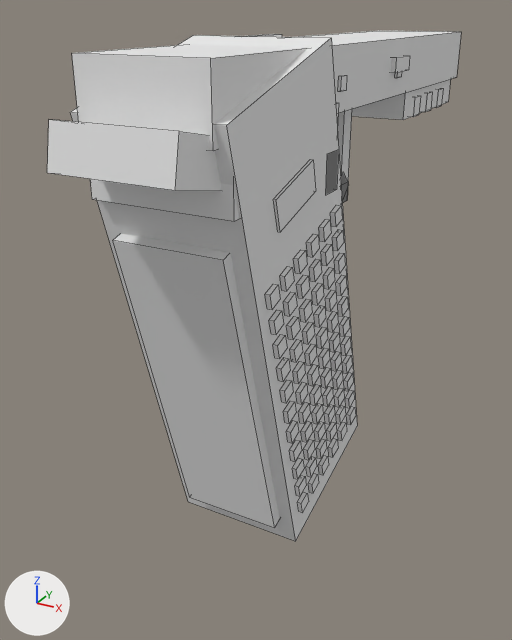
What one commit did to the OBJ model src/main/resources/assets/mareeletrica/models/block/paint_glock_body_0.obj.
One viewpoint serves both versions: a 50 mm camera at (1.105, -1.704, 0.518) aimed at (0.413, -0.445, -0.112). Lighting does not change. The marker at lower left points along +X, +Y and +Z. The older version comes first. Mesh edges are drawn as thin lines. Where no turn or scale is listed for an object, it has been applied to the vertices. Vertices at exactly the same position are counted once.

The first picture shows 'paint_glock_body_0'.
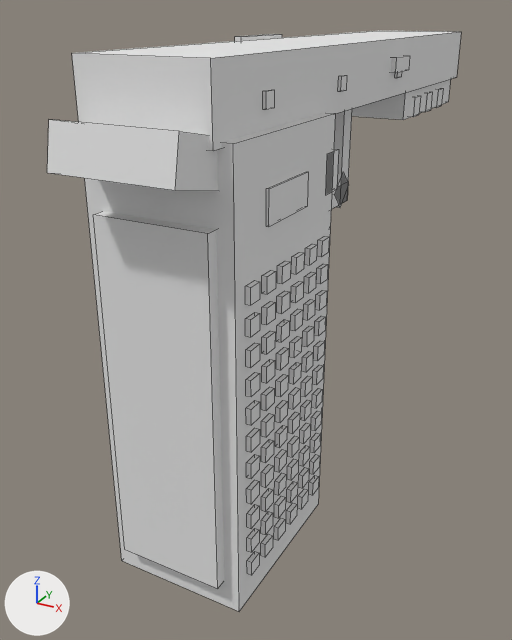
Location of each change, (x1, y1, x2, y2) in pixels of the pictures (512 x 640 px; the box of a moved part takes in the faces that stretch with it):
'paint_glock_body_0', reshaped (14% taller)
    before: (47, 31, 461, 541)
    after: (47, 31, 461, 611)
part 1 of me_paint_glock_body_0, moved or reshaped
    before: (273, 159, 316, 232)
    after: (266, 172, 308, 227)
part 2 of me_paint_glock_body_0, added
    after: (85, 113, 335, 611)
part 3 of me_paint_glock_body_0, moved or reshaped
    before: (113, 233, 280, 528)
    after: (94, 212, 224, 589)
part 4 of me_paint_glock_body_0, moved or reshaped
    before: (297, 492, 309, 513)
    after: (247, 551, 259, 575)
part 5 of me_paint_glock_body_0, moved or reshaped
    before: (295, 475, 306, 496)
    after: (247, 528, 259, 552)
part 6 of me_paint_glock_body_0, moved or reshaped
    before: (292, 458, 304, 479)
    after: (247, 504, 259, 529)
part 7 of me_paint_glock_body_0, moved or reshaped
    before: (289, 440, 301, 462)
    after: (246, 480, 259, 504)
part 8 of me_paint_glock_body_0, moved or reshaped
    before: (286, 421, 299, 443)
    after: (246, 454, 260, 479)
part 9 of me_paint_glock_body_0, moved or reshaped
    before: (280, 380, 293, 403)
    after: (246, 428, 260, 452)
part 10 of me_paint_glock_body_0, moved or reshaped
    before: (276, 358, 290, 381)
    after: (246, 401, 260, 425)
part 11 of me_paint_glock_body_0, moved or reshaped
    before: (273, 334, 287, 359)
    after: (246, 372, 260, 397)
part 12 of me_paint_glock_body_0, moved or reshaped
    before: (269, 310, 284, 335)
    after: (246, 343, 260, 368)
part 13 of me_paint_glock_body_0, moved or reshaped
    before: (265, 284, 280, 309)
    after: (245, 312, 260, 337)
part 14 of me_paint_glock_body_0, moved or reshaped
    before: (280, 266, 294, 291)
    after: (245, 280, 260, 305)
part 15 of me_paint_glock_body_0, moved or reshaped
    before: (308, 473, 319, 493)
    after: (261, 534, 273, 557)
part 16 of me_paint_glock_body_0, rebuilt (7% narrower, 9% shorter)
    before: (302, 322, 315, 344)
    after: (302, 326, 314, 346)
part 17 of me_paint_glock_body_0, rebuilt (7% narrower, 8% shorter)
    before: (299, 299, 312, 322)
    after: (303, 299, 315, 320)
part 18 of me_paint_glock_body_0, deleted
    before: (90, 103, 356, 477)
part 19 of me_paint_glock_body_0, reshaped
    before: (70, 35, 357, 541)
    after: (261, 236, 329, 540)

Patch to the scene script:
```diff
--- a/src/main/resources/assets/mareeletrica/models/block/paint_glock_body_0.obj.py
+++ b/src/main/resources/assets/mareeletrica/models/block/paint_glock_body_0.obj.py
@@ me_paint_glock_body_0 @@
-me_paint_glock_body_0.from_pydata(...)  # 1318 vertices, 990 faces; spans x 0.361..0.639, y -0.999..0.322, z -0.465..0.475
+me_paint_glock_body_0.from_pydata(...)  # 1310 vertices, 984 faces; spans x 0.361..0.639, y -0.999..0.322, z -0.448..0.469
+# me_paint_glock_body_0 part 1: the loose piece of 8 vertices spanning x 0.63..0.634, y -0.786..-0.643, z 0.206..0.296 is turned -16 degrees about the x axis through its middle, then moved by (0.0, -0.028, 0.001)
+# me_paint_glock_body_0 part 2: a new loose piece, a box spanning x 0.37..0.63, y -0.9..-0.564, z -0.448..0.357, in mat_paint (its picture is missing)
+# me_paint_glock_body_0 part 3: the loose piece of 8 vertices spanning x 0.4..0.6, y -0.883..-0.682, z -0.417..0.196 is turned -16 degrees about the x axis through its middle, then moved by (0.0, -0.125, 0.034)
+# me_paint_glock_body_0 part 4: the loose piece of 8 vertices spanning x 0.63..0.639, y -0.671..-0.637, z -0.397..-0.363 is turned -16 degrees about the x axis through its middle, then moved by (0.0, -0.204, 0.009)
+# me_paint_glock_body_0 part 5: the loose piece of 8 vertices spanning x 0.63..0.639, y -0.685..-0.651, z -0.348..-0.314 is turned -16 degrees about the x axis through its middle, then moved by (0.0, -0.19, 0.011)
+# me_paint_glock_body_0 part 6: the loose piece of 8 vertices spanning x 0.63..0.639, y -0.699..-0.665, z -0.299..-0.265 is turned -16 degrees about the x axis through its middle, then moved by (0.0, -0.176, 0.013)
+# me_paint_glock_body_0 part 7: the loose piece of 8 vertices spanning x 0.63..0.639, y -0.713..-0.679, z -0.251..-0.216 is turned -16 degrees about the x axis through its middle, then moved by (0.0, -0.162, 0.015)
+# me_paint_glock_body_0 part 8: the loose piece of 8 vertices spanning x 0.63..0.639, y -0.727..-0.693, z -0.202..-0.167 is turned -16 degrees about the x axis through its middle, then moved by (0.0, -0.148, 0.017)
+# me_paint_glock_body_0 part 9: the loose piece of 8 vertices spanning x 0.63..0.639, y -0.755..-0.721, z -0.104..-0.07 is turned -16 degrees about the x axis through its middle, then moved by (0.0, -0.12, -0.03)
+# me_paint_glock_body_0 part 10: the loose piece of 8 vertices spanning x 0.63..0.639, y -0.769..-0.735, z -0.056..-0.021 is turned -16 degrees about the x axis through its middle, then moved by (0.0, -0.106, -0.028)
+# me_paint_glock_body_0 part 11: the loose piece of 8 vertices spanning x 0.63..0.639, y -0.783..-0.749, z -0.007..0.028 is turned -16 degrees about the x axis through its middle, then moved by (0.0, -0.092, -0.026)
+# me_paint_glock_body_0 part 12: the loose piece of 8 vertices spanning x 0.63..0.639, y -0.797..-0.763, z 0.042..0.077 is turned -16 degrees about the x axis through its middle, then moved by (0.0, -0.078, -0.024)
+# me_paint_glock_body_0 part 13: the loose piece of 8 vertices spanning x 0.63..0.639, y -0.811..-0.777, z 0.091..0.125 is turned -16 degrees about the x axis through its middle, then moved by (0.0, -0.064, -0.022)
+# me_paint_glock_body_0 part 14: the loose piece of 8 vertices spanning x 0.63..0.639, y -0.763..-0.728, z 0.105..0.139 is turned -16 degrees about the x axis through its middle, then moved by (0.0, -0.113, 0.014)
+# me_paint_glock_body_0 part 15: the loose piece of 8 vertices spanning x 0.63..0.639, y -0.623..-0.588, z -0.383..-0.349 is turned -16 degrees about the x axis through its middle, then moved by (0.0, -0.202, -0.005)
+# me_paint_glock_body_0 part 16: the loose piece of 8 vertices spanning x 0.63..0.639, y -0.672..-0.637, z -0.028..0.007 is rebuilt with 8 vertices and now spans x 0.63..0.639, y -0.669..-0.641, z -0.03..-0.002
+# me_paint_glock_body_0 part 17: the loose piece of 8 vertices spanning x 0.63..0.639, y -0.686..-0.651, z 0.021..0.056 is rebuilt with 8 vertices and now spans x 0.63..0.639, y -0.669..-0.641, z 0.021..0.049
+# me_paint_glock_body_0 part 18: 104 loose pieces with 832 vertices, spanning x 0.361..0.639, y -0.893..-0.369, z -0.383..0.371, are deleted
+# me_paint_glock_body_0 part 19: 40 vertices removed from x 0.361..0.639, y -0.916..-0.35, z -0.465..0.475; 848 vertices added at x 0.361..0.639, y -0.821..-0.59, z -0.385..0.15
+# other edits to the shape of me_paint_glock_body_0 do not show in these pictures
 me_paint_glock_body_0.materials.append(mat_paint)
```
